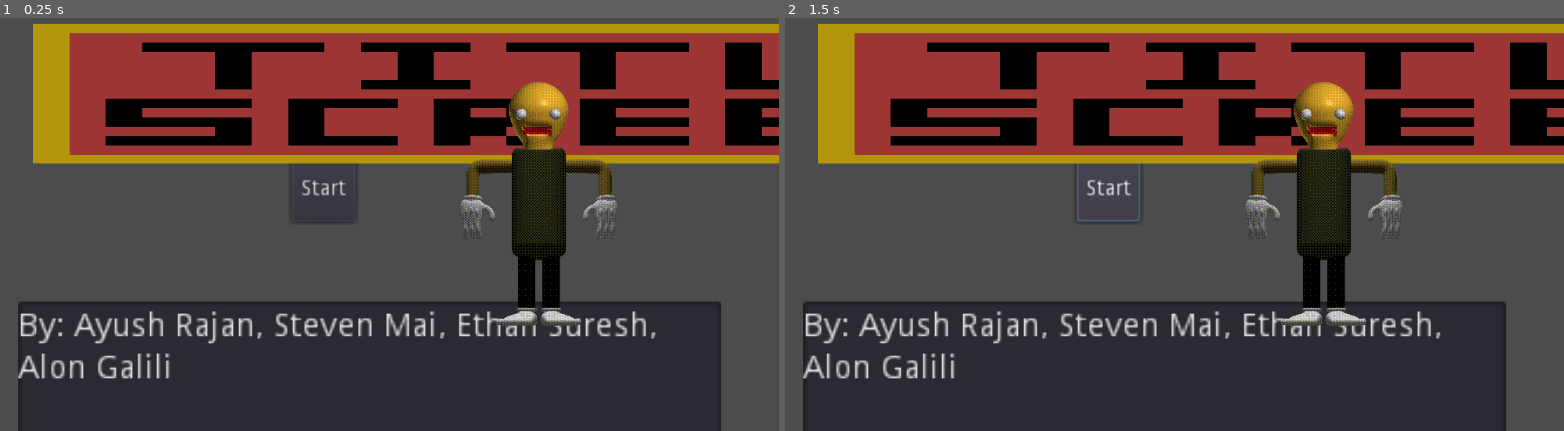
Above: before the commit, frames 1-2 (left to right).
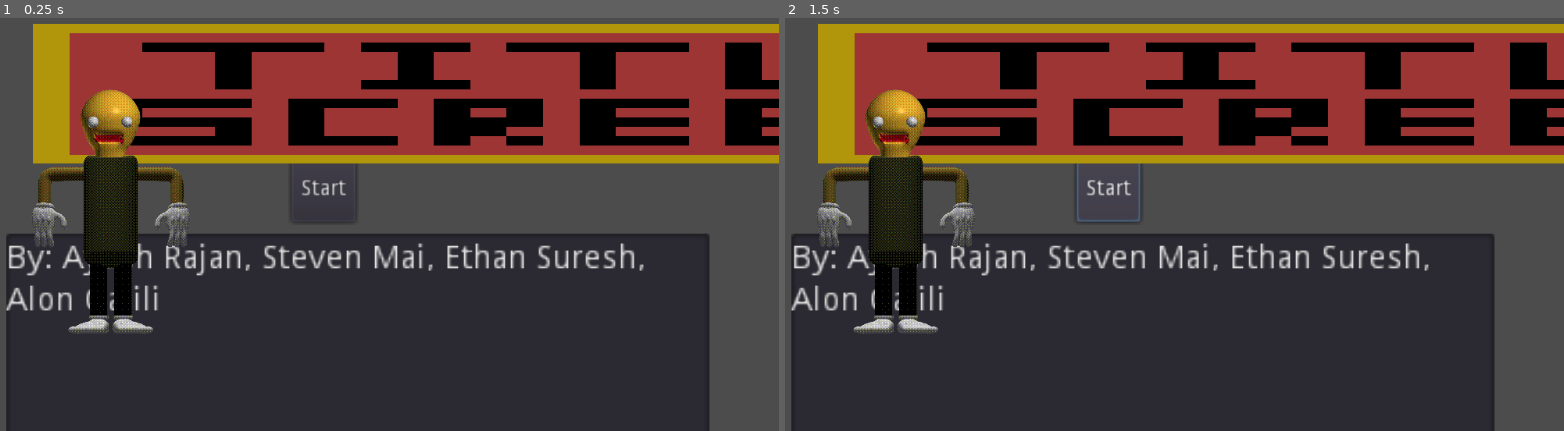
Above: after the commit, the same moments.

Repository: asuradev99/CP2-Group-project
Game: Godot game, scene res://Node2D.tscn
Two runs of this game, one before a commit and one after it. Both use one fixed random seed, a clock stepped at 60 frames per second and the inputs below.
Inputs:
- Up to frame 1 (0.25 s): no input
- Up to frame 2 (1.5 s): click "Start" at 0.5 s; click "Start" at 1.25 s

The runs differ from the first frame. In frame 1, 24% of the frame differs, in the area x 0-93%, y 15-100%; in frame 2, 24%.

Commit message:
poop

Diff:
--- /dev/null
+++ b/GameItem.gd
@@ -0,0 +1,23 @@
+extends Node2D
+
+
+# Declare member variables here. Examples:
+# var a = 2
+# var b = "text"
+
+enum ItemType {
+  WEAPON,
+  POWERUP,
+  BANANA,
+}
+
+var type = ItemType.WEAPON;
+
+# Called when the node enters the scene tree for the first time.
+func _ready():
+	pass # Replace with function body.
+
+
+# Called every frame. 'delta' is the elapsed time since the previous frame.
+#func _process(delta):
+#	pass
--- a/GridEntity2D.gd
+++ b/GridEntity2D.gd
@@ -10,7 +10,6 @@
 func _ready():
 	pass # Replace with function body.
 
-
-# Called every frame. 'delta' is the elapsed time since the previous frame.
-#func _process(delta):
-#	pass
+#renders the object at a specific location on the grid
+func render():
+	pass
--- a/Node2D.tscn
+++ b/Node2D.tscn
@@ -1,8 +1,9 @@
-[gd_scene load_steps=4 format=2]
+[gd_scene load_steps=5 format=2]
 
 [ext_resource path="res://images/title screen placeholder-1.png.png" type="Texture" id=1]
 [ext_resource path="res://images/theTest.webp" type="Texture" id=2]
 [ext_resource path="res://GridEntity2D.gd" type="Script" id=3]
+[ext_resource path="res://sounds/enemy_die.wav" type="AudioStream" id=4]
 
 [node name="StartMenu" type="Node2D"]
 script = ExtResource( 3 )
@@ -15,11 +16,14 @@
 rect_scale = Vector2( 2, 2 )
 text = "Start"
 
+[node name="AudioStreamPlayer" type="AudioStreamPlayer" parent="Button"]
+stream = ExtResource( 4 )
+
 [node name="TextEdit" type="TextEdit" parent="."]
-margin_left = 50.0
-margin_top = 434.0
-margin_right = 350.0
-margin_bottom = 534.0
+margin_left = 35.0
+margin_top = 347.0
+margin_right = 335.0
+margin_bottom = 447.0
 rect_min_size = Vector2( 300, 0 )
 rect_scale = Vector2( 3, 3 )
 text = "By: Ayush Rajan, Steven Mai, Ethan Suresh,
@@ -31,5 +35,5 @@
 texture = ExtResource( 1 )
 
 [node name="TheTest" type="Sprite" parent="."]
-position = Vector2( 716, 274 )
+position = Vector2( 168, 284 )
 texture = ExtResource( 2 )
--- /dev/null
+++ b/Player.gd
@@ -0,0 +1,24 @@
+extends GridEntity2D
+
+class_name Player
+
+# Declare member variables here. Examples:
+export(int) var speed = 0
+export(int) var health = 0
+export(int) var inventory = 0
+
+# Called when the node enters the scene tree for the first time.
+func _ready():
+	pass # Replace with function body.
+
+func move(dx, dy):
+	pass
+#renders the object at a specific location on the grid
+func attack():
+	pass
+
+func interact():
+	pass
+
+func helpidkhowtheheckgodotworkstheversionsystemisterrible():
+	pass
--- a/project.godot
+++ b/project.godot
@@ -9,13 +9,43 @@
 config_version=4
 
 _global_script_classes=[ {
+"base": "HBoxContainer",
+"class": "ContributorClass",
+"language": "GDScript",
+"path": "res://addons/github-integration/scripts/ContributorClass.gd"
+}, {
+"base": "PanelContainer",
+"class": "GistItem",
+"language": "GDScript",
+"path": "res://addons/github-integration/scripts/GistItem.gd"
+}, {
 "base": "Node2D",
 "class": "GridEntity2D",
 "language": "GDScript",
 "path": "res://GridEntity2D.gd"
+}, {
+"base": "HBoxContainer",
+"class": "InvitationItem",
+"language": "GDScript",
+"path": "res://addons/github-integration/scripts/InvitationItem.gd"
+}, {
+"base": "GridEntity2D",
+"class": "Player",
+"language": "GDScript",
+"path": "res://Player.gd"
+}, {
+"base": "PanelContainer",
+"class": "RepositoryItem",
+"language": "GDScript",
+"path": "res://addons/github-integration/scripts/RepositoryItem.gd"
 } ]
 _global_script_class_icons={
-"GridEntity2D": ""
+"ContributorClass": "",
+"GistItem": "",
+"GridEntity2D": "",
+"InvitationItem": "",
+"Player": "",
+"RepositoryItem": ""
 }
 
 [application]
@@ -23,6 +53,15 @@
 config/name="RPGGame"
 run/main_scene="res://Node2D.tscn"
 config/icon="res://icon.png"
+
+[editor]
+
+version_control_autoload_on_startup=true
+version_control_plugin_name="GitAPI"
+
+[gdnative]
+
+singletons=[  ]
 
 [gui]
 
Not shown, added: images/ClassDiagram.png.import
Not shown, added: images/class in diagram.drawio.png.import
Renamed: unnamed.jpg -> test.jpg
Not shown, changed: test.jpg.import
Not shown, removed: sounds/hitHurt.wav
